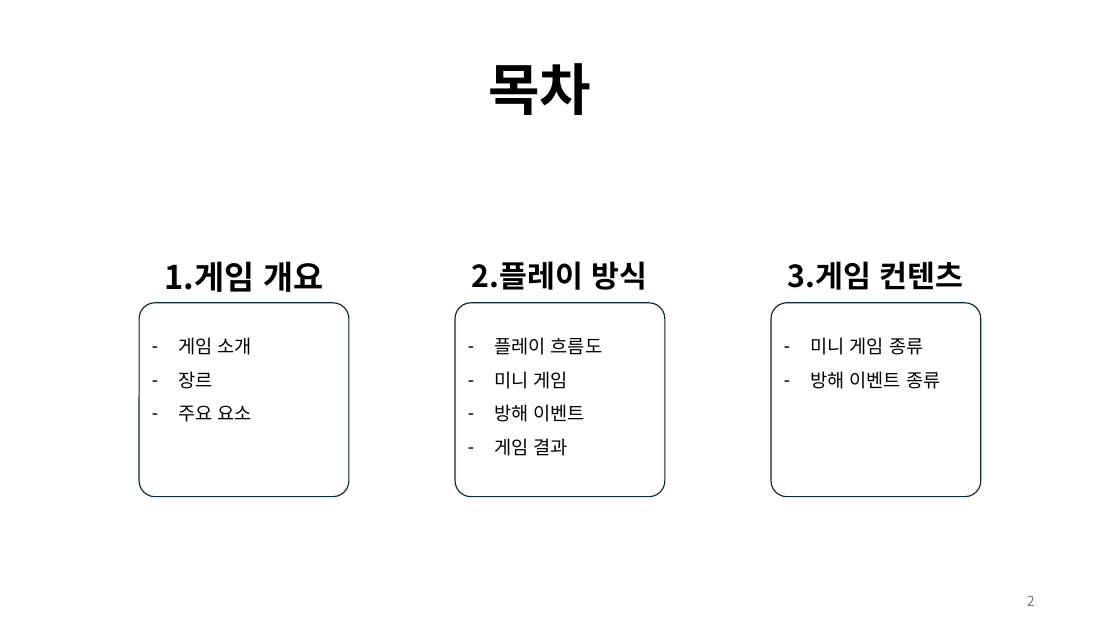
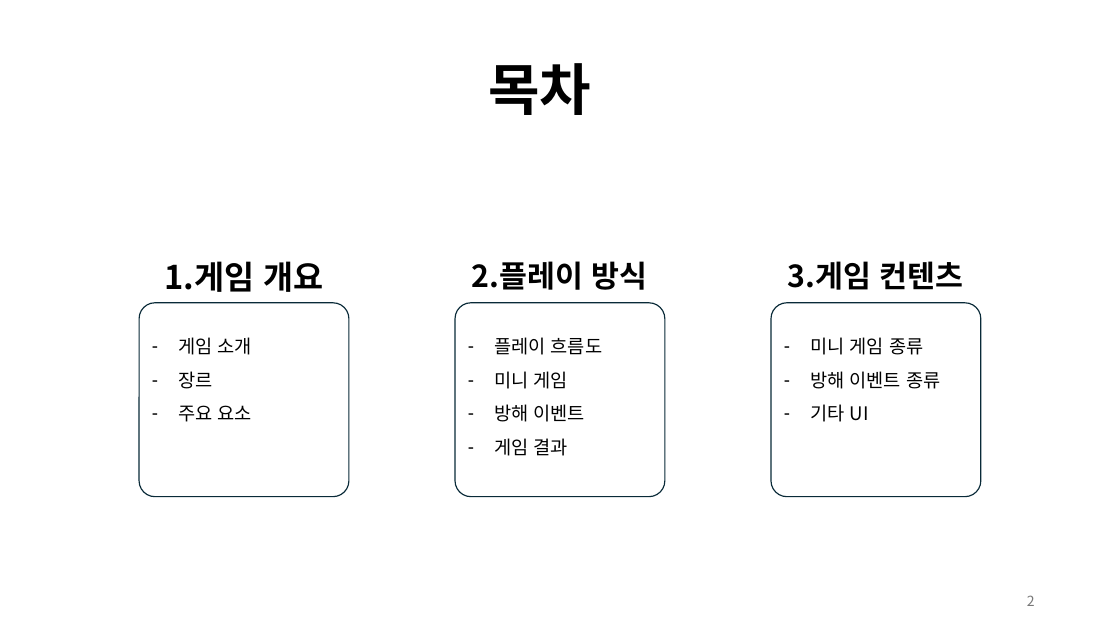
Before and after one commit to weariness00/Mandle_10Minute_Game, a slide deck: slide 2 of document/Please Leave me alone!.pptx. Drawn at 1120x630 pixels with LibreOffice and Linux fonts; fonts in the diff are those of the drawing. Boxes give left, top, right and bottom in pixels: in the first picture for what was removed or moved away, otherwise in the second. Text is boxed around its words. In the diff, an @@ line names an element or a change of style, - is before the commit and + after.

```diff
--- a/document/Please Leave me alone!.pptx
+++ b/document/Please Leave me alone!.pptx
@@ text in rounded rectangle at [810,404,869,422]: paragraph added @@
+– 기타 UI
```
Also in this commit, not shown: 1 slide added, 4 other files.
